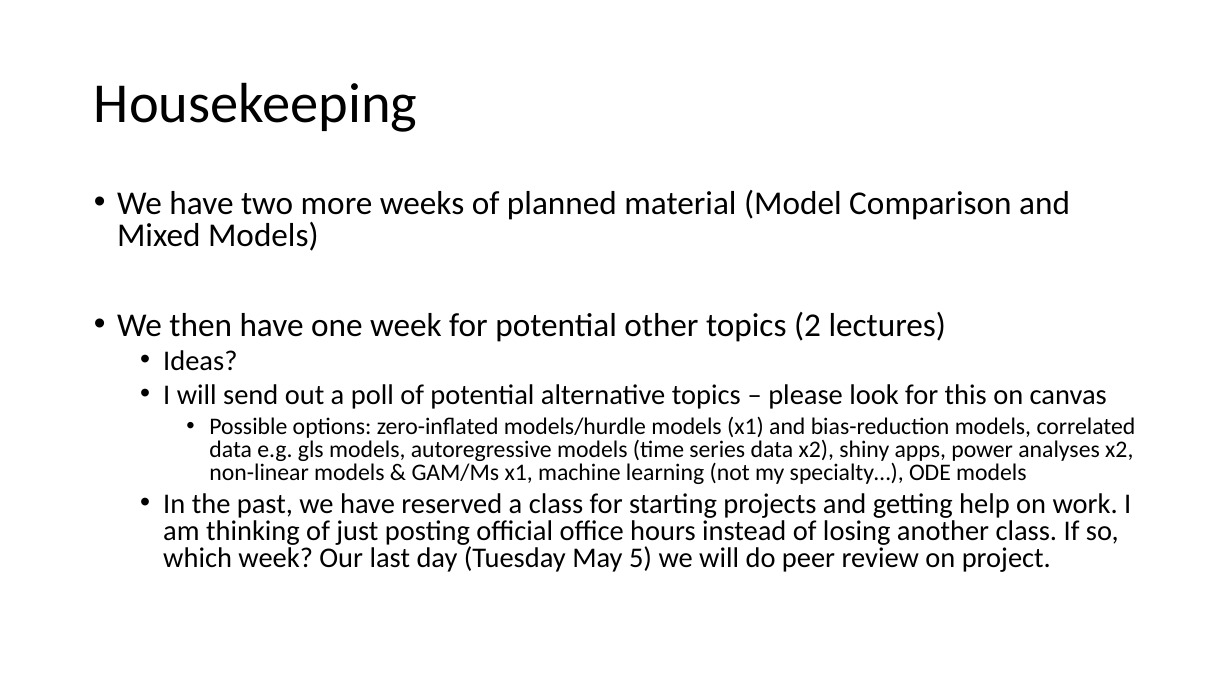
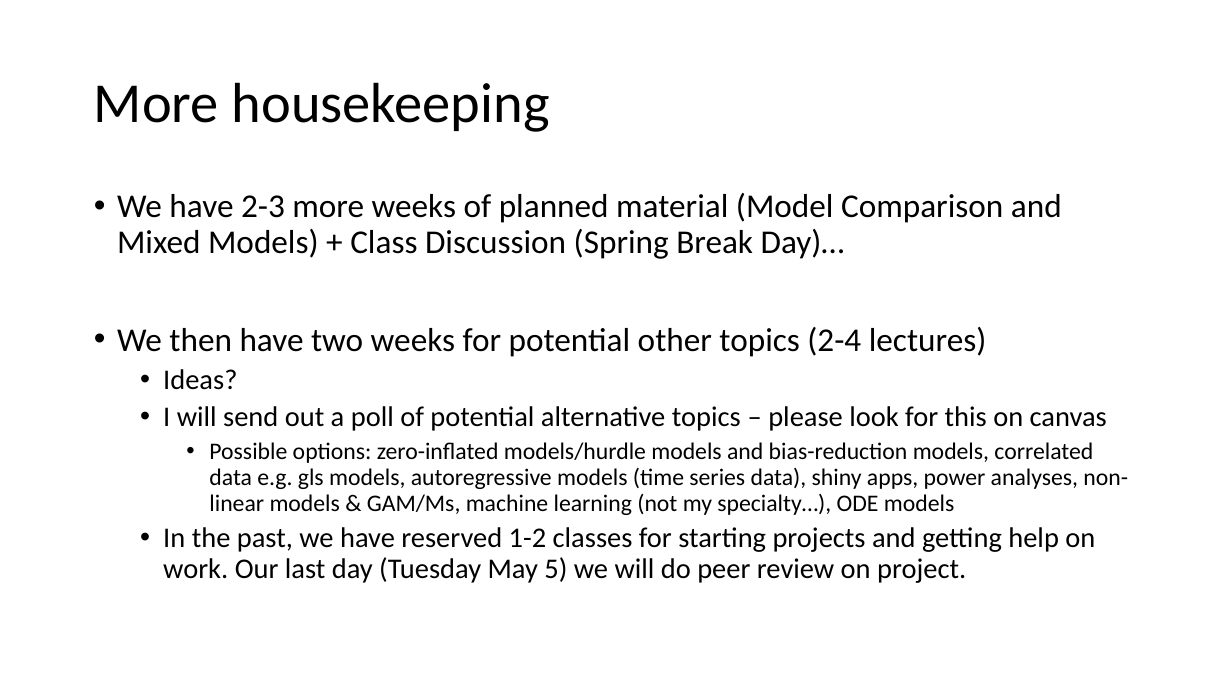
Before and after one commit to VTQuantMethodsEEB/klangwig, a slide deck: slide 3 of lectures/week_10_glms/le10_glms.pptx (slide 2 before the commit). Drawn at 1232x693 pixels with LibreOffice and Linux fonts; fonts in the diff are those of the drawing. Boxes give left, top, right and bottom in pixels: in the first picture for what was removed or moved away, otherwise in the second. Text is boxed around its words. In the diff, an @@ line names an element or a change of style, - is before the commit and + after.

```diff
--- a/lectures/week_10_glms/le10_glms.pptx
+++ b/lectures/week_10_glms/le10_glms.pptx
@@ title at (94,82,550,132): text changed @@
-Housekeeping
+More housekeeping
@@ text at (117,193,1062,357): text changed @@
-• We have two more weeks of planned material (Model Comparison and Mixed Models)
-• We then have one week for potential other topics (2 lectures)
+• We have 2-3 more weeks of planned material (Model Comparison and Mixed Models) + Class Discussion (Spring Break Day)…
+• We then have two weeks for potential other topics (2-4 lectures)
@@ text at (163,369,1107,431): line spacing 0.8 to 0.9 @@
@@ text at (163,442,1128,583): text changed @@
-    • Possible options: zero-inflated models/hurdle models (x1) and bias-reduction models, correlated data e.g. gls models, autoregressive models (time series data x2), shiny apps, power analyses x2, non-linear models & GAM/Ms x1, machine learning (not my specialty…), ODE models
-  • In the past, we have reserved a class for starting projects and getting help on work. I am thinking of just posting official office hours instead of losing another class. If so, which week? Our last day (Tuesday May 5) we will do peer review on project.
+    • Possible options: zero-inflated models/hurdle models and bias-reduction models, correlated data e.g. gls models, autoregressive models (time series data), shiny apps, power analyses, non-linear models & GAM/Ms, machine learning (not my specialty…), ODE models
+  • In the past, we have reserved 1-2 classes for starting projects and getting help on work. Our last day (Tuesday May 5) we will do peer review on project.
```
Also in this commit, not shown: 5 other slides changed, 8 slides added, 1 other file.
